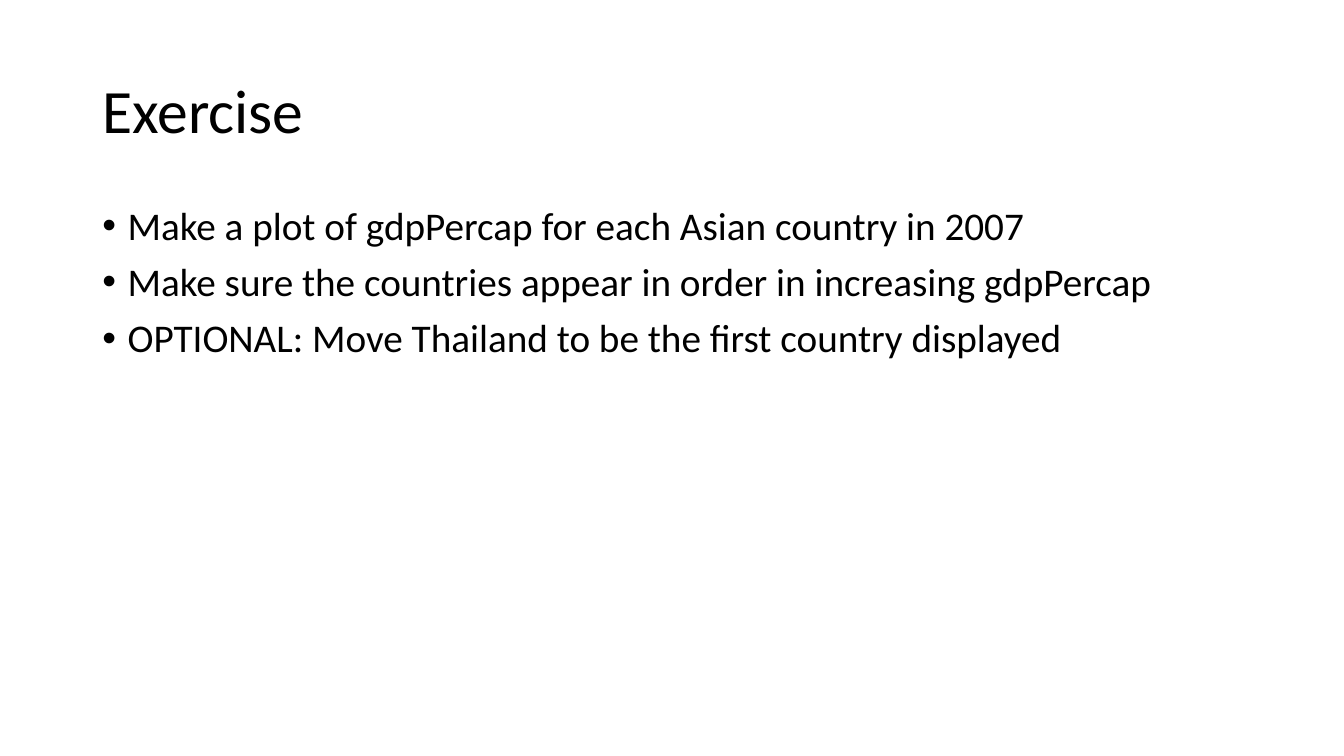
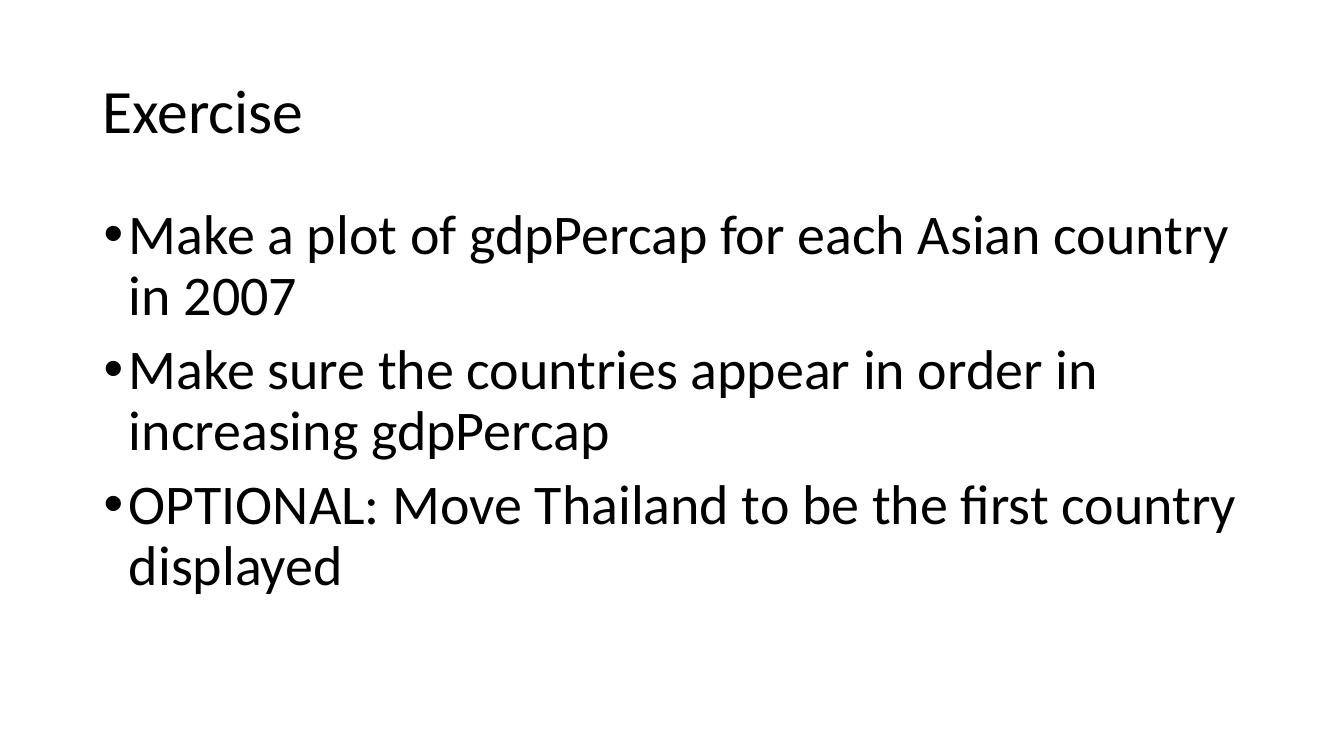
Before and after one commit to nt246/NTRES-6100-data-science, a slide deck: slide 3 of slides/Factors.pptx. Drawn at 1344x756 pixels with LibreOffice and Linux fonts; fonts in the diff are those of the drawing. Boxes give left, top, right and bottom in pixels: in the first picture for what was removed or moved away, otherwise in the second. Text is boxed around its words. In the diff, an @@ line names an element or a change of style, - is before the commit and + after.

```diff
--- a/slides/Factors.pptx
+++ b/slides/Factors.pptx
@@ text "Make a plot of gdpPercap ..." at [129, 215, 1236, 594]: size 28 to 40 pt @@
```
Also in this commit, not shown: 1 other slide changed, 3 slides added, 6 other files.
